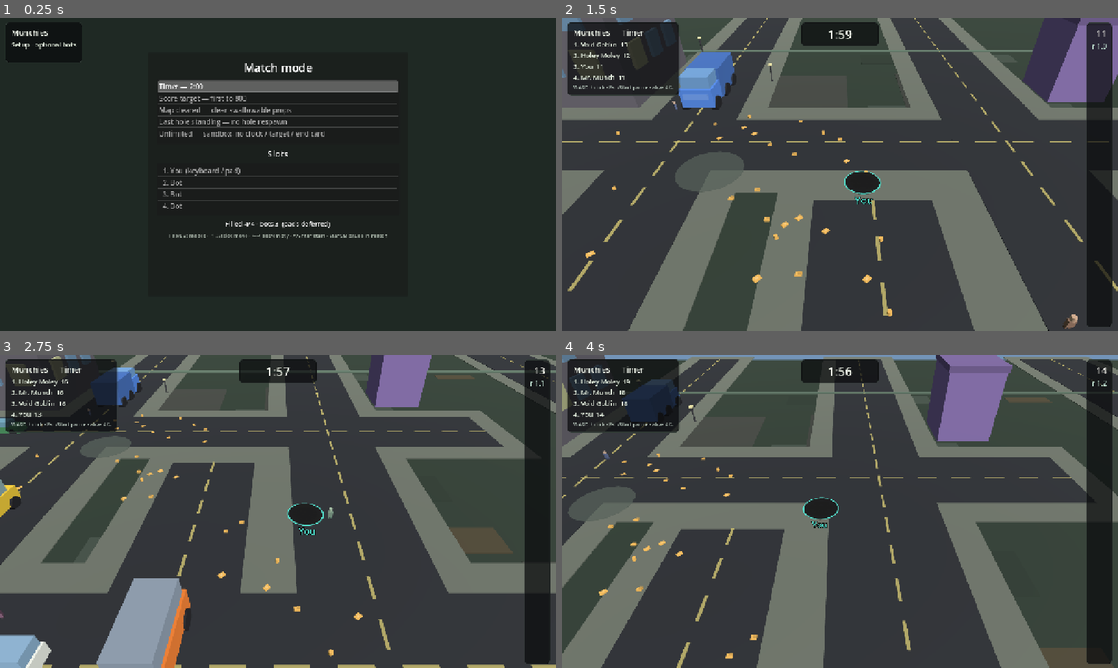
Above: before the commit, frames 1-4 (two rows, left to right).
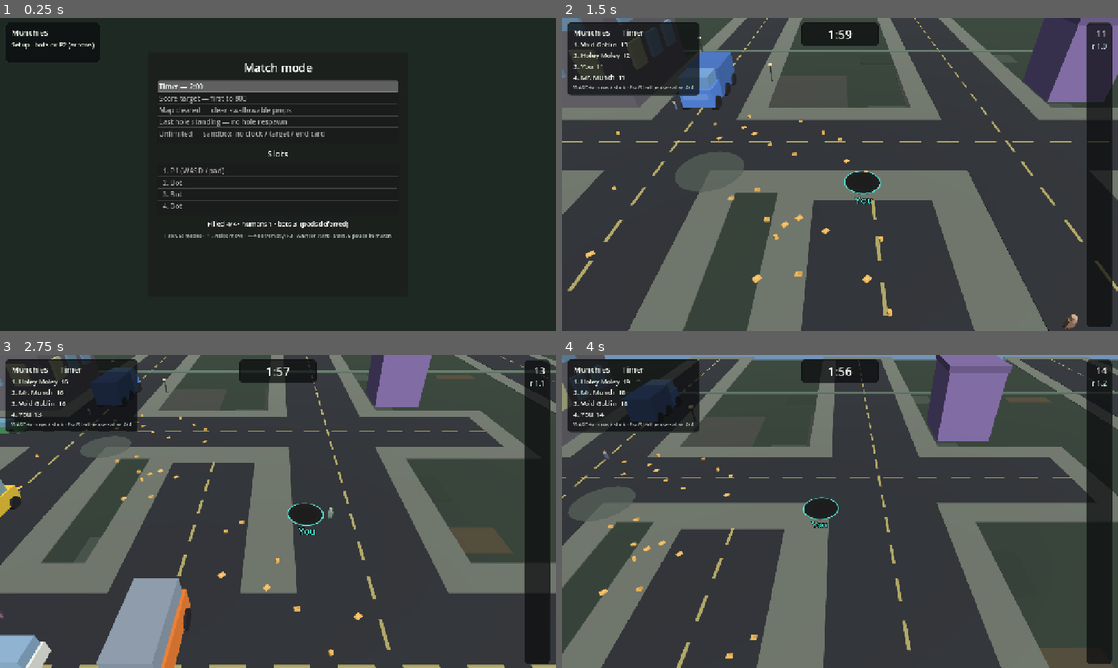
Above: after the commit, the same moments.

Repository: yelsayd/munchies
Game: Godot game, scene res://scenes/main.tscn
The game is run twice, just before and just after one commit, with the same random seed, the same clock (stepped at 60 frames per second) and the same inputs.
Inputs:
- Up to frame 1 (0.25 s): no input
- Up to frame 2 (1.5 s): tap Enter (confirm) at 0.5, 0.6, 1.35 s; hold D (move_right) 0.53-1.28 s; hold S (move_down) from 1.28 s (still down)
- Up to frame 3 (2.75 s): release S (move_down) at 2.03 s; hold D (move_right) from 2.03 s (still down); tap Enter (confirm) at 2.1 s
- Up to frame 4 (4 s): release D (move_right) at 2.78 s; hold W (move_up) 2.78-3.53 s; tap Enter (confirm) at 2.85, 3.6 s; hold A (move_left) from 3.53 s (still down)

The runs differ from the first frame. In frame 1, 0.8% of the frame differs, in the area x 6-71%, y 1-71%; in frame 2, 1.0%, in the area x 4-25%, y 1-25%; in frame 3, 0.9%; in frame 4, 1.0%.

Commit message:
Add dual-keyboard couch multiplayer (WASD + arrows).
Slots can pick P2 (arrows) alongside P1 (WASD/pad); solo still merges
both key sets. Dual match uses side-by-side chase panes. Extra pads stay
deferred.

Co-authored-by: Yasser Elsayed <yelsayd@users.noreply.github.com>

Diff:
--- a/project.godot
+++ b/project.godot
@@ -15,7 +15,7 @@
 [application]
 
 config/name="Munchies"
-config/description="Local hole-swallow game. Setup slots, optional bots, shared end card."
+config/description="Local hole-swallow game. Setup slots, dual keyboard couch, optional bots, shared end card."
 run/main_scene="res://scenes/main.tscn"
 config/features=PackedStringArray("4.7", "Forward Plus")
 config/icon="res://icon.svg"
@@ -37,7 +37,6 @@
 move_left={
 "deadzone": 0.18,
 "events": [Object(InputEventKey,"resource_local_to_scene":false,"resource_name":"","device":-1,"window_id":0,"alt_press …(192 unchanged characters)…
-Object(InputEventKey,"resource_local_to_scene":false,"resource_name":"","device":-1,"window_id":0,"alt_pressed":false,"shift_pressed":false,"ctrl_pressed":false,"meta_pressed":false,"pressed":false,"keycode":0,"physical_keycode":4194319,"key_label":0,"unicode":0,"location":0,"echo":false,"script":null),
 Object(InputEventJoypadButton,"resource_local_to_scene":false,"resource_name":"","device":-1,"button_index":13,"pressure":0.0,"pressed":true,"script":null),
 Object(InputEventJoypadMotion,"resource_local_to_scene":false,"resource_name":"","device":-1,"axis":0,"axis_value":-1.0,"script":null)
 ]
@@ -45,7 +44,6 @@
 move_right={
 "deadzone": 0.18,
 "events": [Object(InputEventKey,"resource_local_to_scene":false,"resource_name":"","device":-1,"window_id":0,"alt_press …(193 unchanged characters)…
-Object(InputEventKey,"resource_local_to_scene":false,"resource_name":"","device":-1,"window_id":0,"alt_pressed":false,"shift_pressed":false,"ctrl_pressed":false,"meta_pressed":false,"pressed":false,"keycode":0,"physical_keycode":4194321,"key_label":0,"unicode":0,"location":0,"echo":false,"script":null),
 Object(InputEventJoypadButton,"resource_local_to_scene":false,"resource_name":"","device":-1,"button_index":14,"pressure":0.0,"pressed":true,"script":null),
 Object(InputEventJoypadMotion,"resource_local_to_scene":false,"resource_name":"","device":-1,"axis":0,"axis_value":1.0,"script":null)
 ]
@@ -53,7 +51,6 @@
 move_up={
 "deadzone": 0.18,
 "events": [Object(InputEventKey,"resource_local_to_scene":false,"resource_name":"","device":-1,"window_id":0,"alt_press …(193 unchanged characters)…
-Object(InputEventKey,"resource_local_to_scene":false,"resource_name":"","device":-1,"window_id":0,"alt_pressed":false,"shift_pressed":false,"ctrl_pressed":false,"meta_pressed":false,"pressed":false,"keycode":0,"physical_keycode":4194320,"key_label":0,"unicode":0,"location":0,"echo":false,"script":null),
 Object(InputEventJoypadButton,"resource_local_to_scene":false,"resource_name":"","device":-1,"button_index":11,"pressure":0.0,"pressed":true,"script":null),
 Object(InputEventJoypadMotion,"resource_local_to_scene":false,"resource_name":"","device":-1,"axis":1,"axis_value":-1.0,"script":null)
 ]
@@ -61,9 +58,28 @@
 move_down={
 "deadzone": 0.18,
 "events": [Object(InputEventKey,"resource_local_to_scene":false,"resource_name":"","device":-1,"window_id":0,"alt_press …(193 unchanged characters)…
-Object(InputEventKey,"resource_local_to_scene":false,"resource_name":"","device":-1,"window_id":0,"alt_pressed":false,"shift_pressed":false,"ctrl_pressed":false,"meta_pressed":false,"pressed":false,"keycode":0,"physical_keycode":4194322,"key_label":0,"unicode":0,"location":0,"echo":false,"script":null),
 Object(InputEventJoypadButton,"resource_local_to_scene":false,"resource_name":"","device":-1,"button_index":12,"pressure":0.0,"pressed":true,"script":null),
 Object(InputEventJoypadMotion,"resource_local_to_scene":false,"resource_name":"","device":-1,"axis":1,"axis_value":1.0,"script":null)
+]
+}
+p2_move_left={
+"deadzone": 0.18,
+"events": [Object(InputEventKey,"resource_local_to_scene":false,"resource_name":"","device":-1,"window_id":0,"alt_pressed":false,"shift_pressed":false,"ctrl_pressed":false,"meta_pressed":false,"pressed":false,"keycode":0,"physical_keycode":4194319,"key_label":0,"unicode":0,"location":0,"echo":false,"script":null)
+]
+}
+p2_move_right={
+"deadzone": 0.18,
+"events": [Object(InputEventKey,"resource_local_to_scene":false,"resource_name":"","device":-1,"window_id":0,"alt_pressed":false,"shift_pressed":false,"ctrl_pressed":false,"meta_pressed":false,"pressed":false,"keycode":0,"physical_keycode":4194321,"key_label":0,"unicode":0,"location":0,"echo":false,"script":null)
+]
+}
+p2_move_up={
+"deadzone": 0.18,
+"events": [Object(InputEventKey,"resource_local_to_scene":false,"resource_name":"","device":-1,"window_id":0,"alt_pressed":false,"shift_pressed":false,"ctrl_pressed":false,"meta_pressed":false,"pressed":false,"keycode":0,"physical_keycode":4194320,"key_label":0,"unicode":0,"location":0,"echo":false,"script":null)
+]
+}
+p2_move_down={
+"deadzone": 0.18,
+"events": [Object(InputEventKey,"resource_local_to_scene":false,"resource_name":"","device":-1,"window_id":0,"alt_pressed":false,"shift_pressed":false,"ctrl_pressed":false,"meta_pressed":false,"pressed":false,"keycode":0,"physical_keycode":4194322,"key_label":0,"unicode":0,"location":0,"echo":false,"script":null)
 ]
 }
 pause={
--- a/scenes/main.tscn
+++ b/scenes/main.tscn
@@ -179,14 +179,14 @@
 [node name="SlotSummary" type="Label" parent="HUD/Setup/Margin/VBox"]
 layout_mode = 2
 theme_override_font_sizes/font_size = 15
-text = "Filled 4/4 · bots 3 · panes: 4 quadrants"
+text = "Filled 4/4 · humans 1 · bots 3  (pads deferred)"
 horizontal_alignment = 1
 
 [node name="SetupHint" type="Label" parent="HUD/Setup/Margin/VBox"]
 layout_mode = 2
 theme_override_colors/font_color = Color(0.7, 0.75, 0.7, 1)
 theme_override_font_sizes/font_size = 12
-text = "Tab modes/slots · ↑↓ move · ←→ bot/empty · Enter start"
+text = "Tab modes/slots · ↑↓ move · ←→ bot/empty/P2 · Enter start"
 horizontal_alignment = 1
 
 [node name="EndDim" type="ColorRect" parent="HUD"]
--- a/scripts/main.gd
+++ b/scripts/main.gd
@@ -1,8 +1,9 @@
 extends Node2D
-## Setup (modes + slot list + optional bots) → 3D match view.
-## Slot 0 = local human (keyboard / pad); other filled slots = bots until pads exist.
+## Setup (modes + slot list + optional bots / P2) → 3D match view.
+## Slot 0 = P1 (WASD / pad). Another slot can be P2 (arrow keys) for couch keyboard.
+## Remaining filled slots = bots. Extra pads still deferred.
 ## Unlimited never shows a clock or score target. Shared end card for ending modes.
-## Presentation-only World3D reads sim each frame (one pane following You).
+## World3D skins the sim; one pane for solo, side-by-side when two humans play.
 
 const CAMERA_SETTLE := 0.2
 const SWALLOW_TWEEN_SEC := 0.72
@@ -59,7 +60,7 @@
 var _mode_index: int = 0 ## Timer highlighted by default
 var _setup_focus: SetupFocus = SetupFocus.MODES
 var _slot_cursor: int = 1
-## Four setup slots. Slot 0 is always the local human when filled.
+## Four setup slots. Slot 0 is always P1 (WASD/pad) when filled.
 var _slots: PackedStringArray = MatchConfig.default_slots(4)
 var _menu_stick_cd: float = 0.0
 var _menu_stick_armed: bool = true
@@ -131,11 +132,13 @@
 	var mark := "▸ " if _setup_focus == SetupFocus.SLOTS and index == _slot_cursor else "  "
 	match kind:
 		MatchConfig.SLOT_KEYBOARD:
-			return "%s%d. You (keyboard / pad)" % [mark, index + 1]
+			return "%s%d. P1 (WASD / pad)" % [mark, index + 1]
+		MatchConfig.SLOT_KEYBOARD_P2:
+			return "%s%d. P2 (arrows)" % [mark, index + 1]
 		MatchConfig.SLOT_BOT:
 			return "%s%d. Bot" % [mark, index + 1]
 		_:
-			return "%s%d. Empty  (optional bot)" % [mark, index + 1]
+			return "%s%d. Empty  (bot / P2)" % [mark, index + 1]
 
 
 func _refresh_slot_list() -> void:
@@ -148,16 +151,21 @@
 		slot_list.deselect_all()
 	var filled := 0
 	var bots := 0
+	var humans := 0
 	for k in _slots:
 		if str(k) == MatchConfig.SLOT_EMPTY:
 			continue
 		filled += 1
 		if str(k) == MatchConfig.SLOT_BOT:
 			bots += 1
-	setup_summary.text = "Filled %d/4 · bots %d  (pads deferred)" % [filled, bots]
+		elif MatchConfig.is_human_slot(str(k)):
+			humans += 1
+	setup_summary.text = "Filled %d/4 · humans %d · bots %d  (pads deferred)" % [
+		filled, humans, bots,
+	]
 	var focus_hint := "modes" if _setup_focus == SetupFocus.MODES else "slots"
 	setup_hint.text = (
-		"Tab/LB: %s · ↑↓/stick move · ←→ bot/empty · A/Enter start · Start/B pause in-match"
+		"Tab/LB: %s · ↑↓/stick move · ←→ bot/empty/P2 · A/Enter start · Start/B pause in-match"
 		% focus_hint
 	)
 
@@ -173,7 +181,7 @@
 	timer_panel.visible = false
 	left_panel.visible = true
 	title_label.text = "Munchies"
-	score_label.text = "Setup · optional bots"
+	score_label.text = "Setup · bots or P2 (arrows)"
 	hint_label.text = ""
 	_setup_focus = SetupFocus.MODES
 	_reset_menu_stick()
@@ -336,15 +344,28 @@
 
 func _toggle_slot(index: int) -> void:
 	if index <= 0:
-		# Slot 1 (index 0) stays the local human.
+		# Slot 1 (index 0) stays P1 (WASD / pad).
 		_slots[0] = MatchConfig.SLOT_KEYBOARD
 		_refresh_slot_list()
 		return
-	if str(_slots[index]) == MatchConfig.SLOT_BOT:
+	# Cycle bot → empty → P2 (arrows) → bot. Only one P2 at a time.
+	var kind: String = str(_slots[index])
+	if kind == MatchConfig.SLOT_BOT:
 		_slots[index] = MatchConfig.SLOT_EMPTY
+	elif kind == MatchConfig.SLOT_EMPTY:
+		_clear_other_p2(index)
+		_slots[index] = MatchConfig.SLOT_KEYBOARD_P2
 	else:
 		_slots[index] = MatchConfig.SLOT_BOT
 	_refresh_slot_list()
+
+
+func _clear_other_p2(keep_index: int) -> void:
+	for i in _slots.size():
+		if i == keep_index:
+			continue
+		if str(_slots[i]) == MatchConfig.SLOT_KEYBOARD_P2:
+			_slots[i] = MatchConfig.SLOT_BOT
 
 
 func _process_playing(dt: float) -> void:
@@ -435,24 +456,67 @@
 
 
 func _collect_inputs() -> Dictionary:
-	# Human hole(s) read keyboard / left stick / D-pad; bots emit Input. Extra pads deferred.
+	# Humans: P1 = WASD/pad, P2 = arrows. Solo merges both key sets. Bots emit Input.
 	var inputs := {}
+	var dual := _human_hole_count() > 1
 	for hole_v in sim.holes:
 		var hole: Dictionary = hole_v
 		var id: int = int(hole["id"])
 		if bool(hole.get("is_bot", false)):
 			inputs[id] = MunchiesBot.input_for(sim, id)
 		else:
-			inputs[id] = _read_player_input()
+			inputs[id] = _read_player_input_for(hole, dual)
 	return inputs
 
 
-func _read_player_input() -> Vector2:
-	## WASD/arrows/D-pad/left stick. Diagonal keys normalize; stick keeps analog magnitude.
-	var v := Input.get_vector("move_left", "move_right", "move_up", "move_down")
+func _slot_kind_for(hole: Dictionary) -> String:
+	if sim == null or sim.config == null:
+		return MatchConfig.SLOT_KEYBOARD
+	var slot_i: int = int(hole.get("slot", 0))
+	if slot_i < 0 or slot_i >= sim.config.slots.size():
+		return MatchConfig.SLOT_KEYBOARD
+	return str(sim.config.slots[slot_i])
+
+
+func _read_player_input_for(hole: Dictionary, dual: bool) -> Vector2:
+	var kind := _slot_kind_for(hole)
+	if dual and kind == MatchConfig.SLOT_KEYBOARD_P2:
+		return _read_axis_input("p2_move_left", "p2_move_right", "p2_move_up", "p2_move_down")
+	if dual:
+		# P1 only: WASD + pad (arrows belong to P2).
+		return _read_axis_input("move_left", "move_right", "move_up", "move_down")
+	# Solo: keep classic WASD + arrows + pad on the one human hole.
+	var v := _read_axis_input("move_left", "move_right", "move_up", "move_down")
+	var p2 := _read_axis_input("p2_move_left", "p2_move_right", "p2_move_up", "p2_move_down")
+	v += p2
 	if v.length_squared() > 1.0:
 		v = v.normalized()
 	return v
+
+
+func _read_axis_input(left: StringName, right: StringName, up: StringName, down: StringName) -> Vector2:
+	## Diagonal keys normalize; stick keeps analog magnitude.
+	var v := Input.get_vector(left, right, up, down)
+	if v.length_squared() > 1.0:
+		v = v.normalized()
+	return v
+
+
+func _human_hole_count() -> int:
+	var n := 0
+	for hole_v in sim.holes:
+		if not bool(hole_v.get("is_bot", false)):
+			n += 1
+	return n
+
+
+func _human_holes() -> Array:
+	var out: Array = []
+	for hole_v in sim.holes:
+		var hole: Dictionary = hole_v
+		if not bool(hole.get("is_bot", false)):
+			out.append(hole)
+	return out
 
 
 func _handle_events(events: Array) -> void:
@@ -482,12 +546,13 @@
 				"tip_dy": float(ev.get("tip_dy", 0.0)),
 			})
 			# Rim flash is grow-only — swallow still gets an audio blip.
-			# Duck rivals so your own swallows stay clear.
+			# Duck bots so human swallows stay clear (either local player).
 			if blip_player.stream != null:
-				var mine := _keyboard_hole()
-				var mine_id: int = int(mine.get("id", -1)) if not mine.is_empty() else -1
+				var human_ids := {}
+				for hh in _human_holes():
+					human_ids[int(hh["id"])] = true
 				blip_player.volume_db = (
-					BLIP_VOL_MINE_DB if hid == mine_id else BLIP_VOL_OTHER_DB
+					BLIP_VOL_MINE_DB if human_ids.has(hid) else BLIP_VOL_OTHER_DB
 				)
 				blip_player.pitch_scale = 1.0 + 0.04 * float(ev.get("tier", 0))
 				blip_player.play()
@@ -545,83 +610,93 @@
 
 func _rebuild_panes() -> void:
 	_teardown_panes()
-	## One 3D pane following the keyboard hole.
-	var follow: Dictionary = _keyboard_hole()
-	if follow.is_empty() and not sim.holes.is_empty():
-		follow = sim.holes[0]
-	if follow.is_empty():
+	## One pane per human hole (solo fullscreen, dual side-by-side). Shared World3D.
+	var follows: Array = _human_holes()
+	if follows.is_empty() and not sim.holes.is_empty():
+		follows = [sim.holes[0]]
+	if follows.is_empty():
 		return
 
-	var layout := _make_layout(1)
+	var n: int = follows.size()
+	var layout := _make_layout(n)
 	pane_host.add_child(layout)
-	var cell: Control = layout.get_node("Cell0") as Control
-
-	var frame := Control.new()
-	frame.set_anchors_preset(Control.PRESET_FULL_RECT)
-	frame.mouse_filter = Control.MOUSE_FILTER_IGNORE
-	cell.add_child(frame)
-
-	var svc := SubViewportContainer.new()
-	svc.set_anchors_preset(Control.PRESET_FULL_RECT)
-	svc.stretch = true
-	svc.mouse_filter = Control.MOUSE_FILTER_IGNORE
-	frame.add_child(svc)
-
-	var sv := SubViewport.new()
-	sv.disable_3d = false
-	sv.transparent_bg = false
-	sv.handle_input_locally = false
-	sv.gui_disable_input = true
-	sv.render_target_update_mode = SubViewport.UPDATE_ALWAYS
-	sv.own_world_3d = true
-	sv.msaa_3d = Viewport.MSAA_4X
-	sv.size = Vector2i(2, 2)
-	svc.add_child(sv)
-
-	# Soft daylight + sky so meshes read without a baked env resource.
-	var env := WorldEnvironment.new()
-	var environment := Environment.new()
-	environment.background_mode = Environment.BG_COLOR
-	environment.background_color = Color(0.45, 0.58, 0.72)
-	environment.ambient_light_source = Environment.AMBIENT_SOURCE_COLOR
-	environment.ambient_light_color = Color(0.55, 0.60, 0.58)
-	environment.ambient_light_energy = 0.55
-	env.environment = environment
-	sv.add_child(env)
-
-	var sun := DirectionalLight3D.new()
-	sun.rotation_degrees = Vector3(-48, 35, 0)
-	sun.light_energy = 1.15
-	sun.shadow_enabled = false
-	sv.add_child(sun)
-
-	world3d.reparent(sv)
-	if world3d.has_method("clear_presentation"):
-		world3d.clear_presentation()
-	world3d.set("host", self)
-
-	var cam := Camera3D.new()
-	cam.current = true
-	cam.fov = 50.0
-	cam.near = 0.2
-	cam.far = 400.0
-	sv.add_child(cam)
-
-	var labels := _make_pane_overlay(frame, follow, 0)
-	var look := Vector3(float(follow["x"]), 0.0, float(follow["y"]))
-	var r: float = float(follow["radius"])
-	_place_camera_3d(cam, look, r)
-
-	_panes.append({
-		"hole_id": int(follow["id"]),
-		"camera": cam,
-		"cam_pos": look,
-		"cam_zoom": r,
-		"score_label": labels["score"],
-		"radius_label": labels["radius"],
-		"viewport": sv,
-		"frame": frame,
-	})
+
+	var shared_world: World3D = null
+	for i in n:
+		var follow: Dictionary = follows[i]
+		var cell: Control = layout.get_node("Cell%d" % i) as Control
+
+		var frame := Control.new()
+		frame.set_anchors_preset(Control.PRESET_FULL_RECT)
+		frame.mouse_filter = Control.MOUSE_FILTER_IGNORE
+		cell.add_child(frame)
+
+		var svc := SubViewportContainer.new()
+		svc.set_anchors_preset(Control.PRESET_FULL_RECT)
+		svc.stretch = true
+		svc.mouse_filter = Control.MOUSE_FILTER_IGNORE
+		frame.add_child(svc)
+
+		var sv := SubViewport.new()
+		sv.disable_3d = false
+		sv.transparent_bg = false
+		sv.handle_input_locally = false
+		sv.gui_disable_input = true
+		sv.render_target_update_mode = SubViewport.UPDATE_ALWAYS
+		sv.msaa_3d = Viewport.MSAA_4X
+		sv.size = Vector2i(2, 2)
+		svc.add_child(sv)
+
+		if i == 0:
+			sv.own_world_3d = true
+			# Soft daylight so meshes read without a baked env resource.
+			var env := WorldEnvironment.new()
+			var environment := Environment.new()
+			environment.background_mode = Environment.BG_COLOR
+			environment.background_color = Color(0.45, 0.58, 0.72)
+			environment.ambient_light_source = Environment.AMBIENT_SOURCE_COLOR
+			environment.ambient_light_color = Color(0.55, 0.60, 0.58)
+			environment.ambient_light_energy = 0.55
+			env.environment = environment
+			sv.add_child(env)
+
+			var sun := DirectionalLight3D.new()
+			sun.rotation_degrees = Vector3(-48, 35, 0)
+			sun.light_energy = 1.15
+			sun.shadow_enabled = false
+			sv.add_child(sun)
+
+			world3d.reparent(sv)
+			if world3d.has_method("clear_presentation"):
+				world3d.clear_presentation()
+			world3d.set("host", self)
+			shared_world = sv.world_3d
+		else:
+			sv.own_world_3d = false
+			sv.world_3d = shared_world
+
+		var cam := Camera3D.new()
+		cam.current = true
+		cam.fov = 50.0
+		cam.near = 0.2
+		cam.far = 400.0
+		sv.add_child(cam)
+
+		var labels := _make_pane_overlay(frame, follow, int(follow.get("slot", i)))
+		var look := Vector3(float(follow["x"]), 0.0, float(follow["y"]))
+		var r: float = float(follow["radius"])
+		_place_camera_3d(cam, look, r)
+
+		_panes.append({
+			"hole_id": int(follow["id"]),
+			"camera": cam,
+			"cam_pos": look,
+			"cam_zoom": r,
+			"score_label": labels["score"],
+			"radius_label": labels["radius"],
+			"viewport": sv,
+			"frame": frame,
+		})
 
 	_sync_pane_sizes()
 	if world3d.has_method("sync_from_sim"):
@@ -688,10 +763,14 @@
 
 
 func _keyboard_hole() -> Dictionary:
-	for hole_v in sim.holes:
+	## First human hole (P1). Prefer WASD/pad slot when present.
+	var humans := _human_holes()
+	for hole_v in humans:
 		var hole: Dictionary = hole_v
-		if not bool(hole.get("is_bot", false)):
+		if _slot_kind_for(hole) == MatchConfig.SLOT_KEYBOARD:
 			return hole
+	if not humans.is_empty():
+		return humans[0]
 	return {}
 
 
@@ -847,7 +926,12 @@
 		for h in sim.holes:
 			if h["alive"]:
 				alive_n += 1
-		hint_label.text = "WASD / stick · Esc/Start pause · alive %d/%d" % [alive_n, sim.holes.size()]
+		var controls := "WASD+arrows / stick"
+		if _human_hole_count() > 1:
+			controls = "P1 WASD/stick · P2 arrows"
+		hint_label.text = "%s · Esc/Start pause · alive %d/%d" % [
+			controls, alive_n, sim.holes.size(),
+		]
 
 
 func _leaderboard_text() -> String:
--- a/sim/match_config.gd
+++ b/sim/match_config.gd
@@ -1,7 +1,8 @@
 class_name MatchConfig
 extends RefCounted
 ## Match mode flags for Munchies. Respawn and player-eat live here, not in swallow tests.
-## Setup slots: keyboard / bot / empty (pads deferred). Hole count is derived from filled slots.
+## Setup slots: keyboard (WASD/pad) / keyboard_p2 (arrows) / bot / empty.
+## Extra gamepads still deferred. Hole count is derived from filled slots.
 
 enum Mode {
 	TIMER,
@@ -13,6 +14,8 @@
 
 const SLOT_EMPTY := "empty"
 const SLOT_KEYBOARD := "keyboard"
+## Second local human on the same keyboard (arrow keys). At most one.
+const SLOT_KEYBOARD_P2 := "keyboard_p2"
 const SLOT_BOT := "bot"
 
 const MODE_LABELS := {
@@ -38,7 +41,7 @@
 var respawn_holes: bool = true
 ## Filled-slot count (1–4). Prefer reading `slots`; this stays for older call sites.
 var hole_count: int = 4
-## Four setup slots. Values: "keyboard" | "bot" | "empty". Pads deferred.
+## Four setup slots. Values: "keyboard" | "keyboard_p2" | "bot" | "empty".
 var slots: PackedStringArray = PackedStringArray([
 	SLOT_KEYBOARD, SLOT_BOT, SLOT_BOT, SLOT_BOT,
 ])
@@ -51,6 +54,10 @@
 	for i in range(1, n):
 		out[i] = SLOT_BOT
 	return out
+
+
+static func is_human_slot(kind: String) -> bool:
+	return kind == SLOT_KEYBOARD or kind == SLOT_KEYBOARD_P2
 
 
 static func for_mode(m: Mode, hole_count: int = 4) -> MatchConfig:
@@ -90,9 +97,18 @@
 		slots.append(SLOT_EMPTY)
 	if slots.size() > 4:
 		slots.resize(4)
-	# Slot 0 stays the keyboard human when filled.
+	# Slot 0 stays the WASD/pad human when filled.
 	if slots[0] != SLOT_EMPTY:
 		slots[0] = SLOT_KEYBOARD
+	# At most one arrow-key human; keep the first P2 slot, demote extras to bot.
+	var seen_p2 := false
+	for i in slots.size():
+		if str(slots[i]) != SLOT_KEYBOARD_P2:
+			continue
+		if i == 0 or seen_p2:
+			slots[i] = SLOT_BOT if i != 0 else SLOT_KEYBOARD
+		else:
+			seen_p2 = true
 	hole_count = active_hole_count()
 
 
@@ -100,6 +116,14 @@
 	var n := 0
 	for k in slots:
 		if str(k) != SLOT_EMPTY:
+			n += 1
+	return n
+
+
+func human_slot_count() -> int:
+	var n := 0
+	for k in slots:
+		if is_human_slot(str(k)):
 			n += 1
 	return n
 
--- a/sim/sim.gd
+++ b/sim/sim.gd
@@ -240,7 +240,7 @@
 	holes.append(make_hole(_alloc_id(), pad.x, pad.y, false, 0))
 
 
-## Match from setup slots (keyboard / bot / empty). Pads deferred.
+## Match from setup slots (keyboard / keyboard_p2 / bot / empty). Extra pads deferred.
 func setup_match(cfg: MatchConfig, world_seed: int = 42) -> void:
 	config = cfg
 	_layout_map(world_seed)
@@ -249,6 +249,11 @@
 		kinds = MatchConfig.default_slots(clampi(cfg.hole_count, 1, 4))
 	var bot_names: PackedStringArray = _shuffled_bot_names()
 	var bot_name_i := 0
+	var human_n := 0
+	for slot_i in mini(4, kinds.size()):
+		var kind: String = str(kinds[slot_i])
+		if MatchConfig.is_human_slot(kind):
+			human_n += 1
 	for slot_i in mini(4, kinds.size()):
 		var kind: String = str(kinds[slot_i])
 		if kind == MatchConfig.SLOT_EMPTY:
@@ -259,6 +264,10 @@
 		if is_bot:
 			nm = str(bot_names[bot_name_i % bot_names.size()])
 			bot_name_i += 1
+		elif kind == MatchConfig.SLOT_KEYBOARD_P2:
+			nm = "P2"
+		elif human_n > 1:
+			nm = "P1"
 		holes.append(make_hole(_alloc_id(), pad.x, pad.y, is_bot, slot_i, nm))
 	if holes.is_empty():
 		# Safety: always at least the keyboard hole.
--- a/tests/test_sim.gd
+++ b/tests/test_sim.gd
@@ -22,6 +22,7 @@
 	failed += _check_progression_gates()
 	failed += _check_match_config_flags()
 	failed += _check_setup_slots_optional_bots()
+	failed += _check_dual_keyboard_slots()
 	failed += _check_timer_ends()
 	failed += _check_score_target_ends()
 	failed += _check_map_cleared_ends()
@@ -393,6 +394,70 @@
 		print("FAIL solo unlimited slot")
 		return 1
 	print("ok setup slots optional bots")
+	return 0
+
+
+func _check_dual_keyboard_slots() -> int:
+	## P1 (WASD/pad) + P2 (arrows) are both humans; second P2 demoted.
+	var cfg := MatchConfig.for_mode(MatchConfig.Mode.TIMER, 4)
+	cfg.set_slots(PackedStringArray([
+		MatchConfig.SLOT_KEYBOARD,
+		MatchConfig.SLOT_KEYBOARD_P2,
+		MatchConfig.SLOT_BOT,
+		MatchConfig.SLOT_EMPTY,
+	]))
+	if cfg.human_slot_count() != 2 or cfg.active_hole_count() != 3:
+		print("FAIL dual keyboard counts: humans=", cfg.human_slot_count(), " filled=", cfg.active_hole_count())
+		return 1
+	# Extra P2 must collapse to a single arrow human.
+	cfg.set_slots(PackedStringArray([
+		MatchConfig.SLOT_KEYBOARD,
+		MatchConfig.SLOT_KEYBOARD_P2,
+		MatchConfig.SLOT_KEYBOARD_P2,
+		MatchConfig.SLOT_BOT,
+	]))
+	var p2_n := 0
+	for k in cfg.slots:
+		if str(k) == MatchConfig.SLOT_KEYBOARD_P2:
+			p2_n += 1
+	if p2_n != 1 or str(cfg.slots[2]) != MatchConfig.SLOT_BOT:
+		print("FAIL expected one P2 and demoted extra, slots=", cfg.slots)
+		return 1
+	var dual := MatchConfig.for_mode(MatchConfig.Mode.LAST_STANDING, 4)
+	dual.set_slots(PackedStringArray([
+		MatchConfig.SLOT_KEYBOARD,
+		MatchConfig.SLOT_KEYBOARD_P2,
+		MatchConfig.SLOT_EMPTY,
+		MatchConfig.SLOT_BOT,
+	]))
+	var sim := MunchiesSim.new()
+	sim.setup_match(dual, 9)
+	if sim.holes.size() != 3:
+		print("FAIL dual keyboard match hole count: ", sim.holes.size())
+		return 1
+	var humans := 0
+	var names := {}
+	for h in sim.holes:
+		if bool(h["is_bot"]):
+			continue
+		humans += 1
+		names[str(h["name"])] = true
+	if humans != 2:
+		print("FAIL expected 2 human holes, got ", humans)
+		return 1
+	if not names.has("P1") or not names.has("P2"):
+		print("FAIL expected P1 and P2 names, got ", names)
+		return 1
+	if not MatchConfig.is_human_slot(MatchConfig.SLOT_KEYBOARD):
+		print("FAIL SLOT_KEYBOARD should be human")
+		return 1
+	if not MatchConfig.is_human_slot(MatchConfig.SLOT_KEYBOARD_P2):
+		print("FAIL SLOT_KEYBOARD_P2 should be human")
+		return 1
+	if MatchConfig.is_human_slot(MatchConfig.SLOT_BOT):
+		print("FAIL SLOT_BOT should not be human")
+		return 1
+	print("ok dual keyboard slots")
 	return 0
 
 
